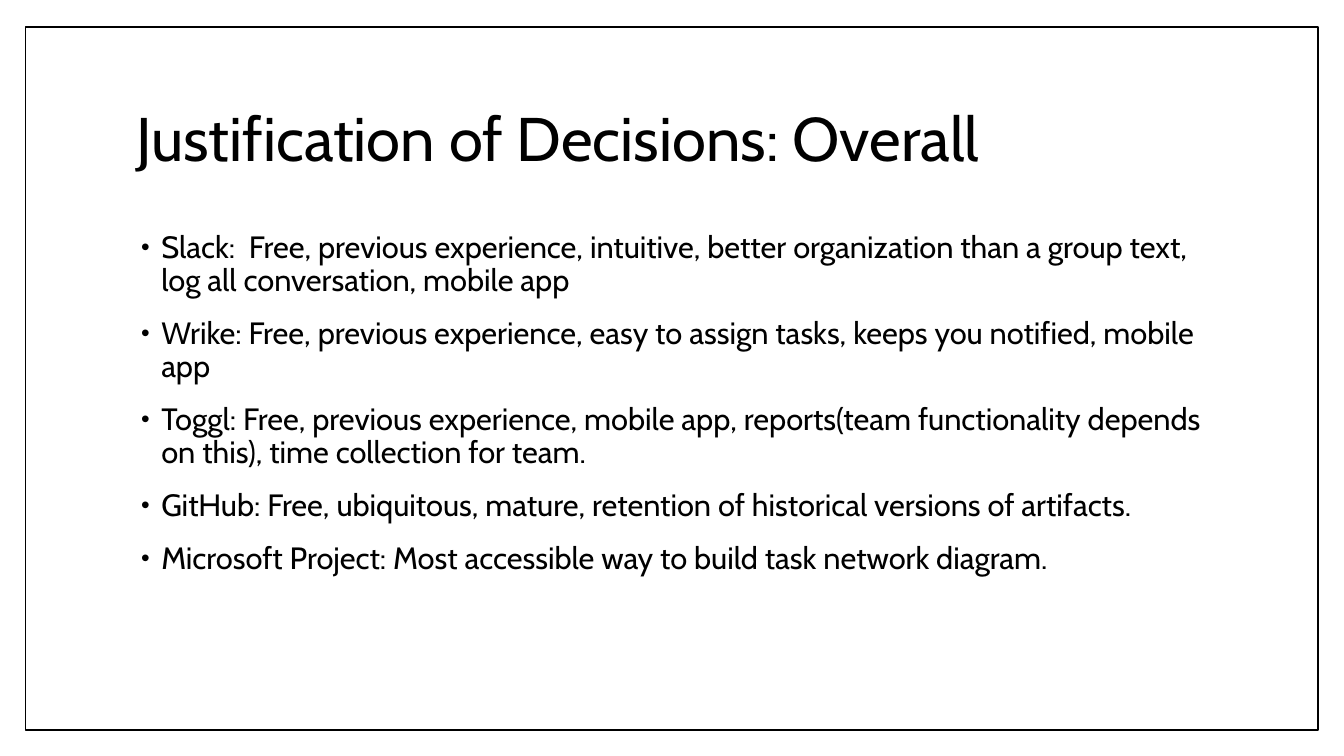
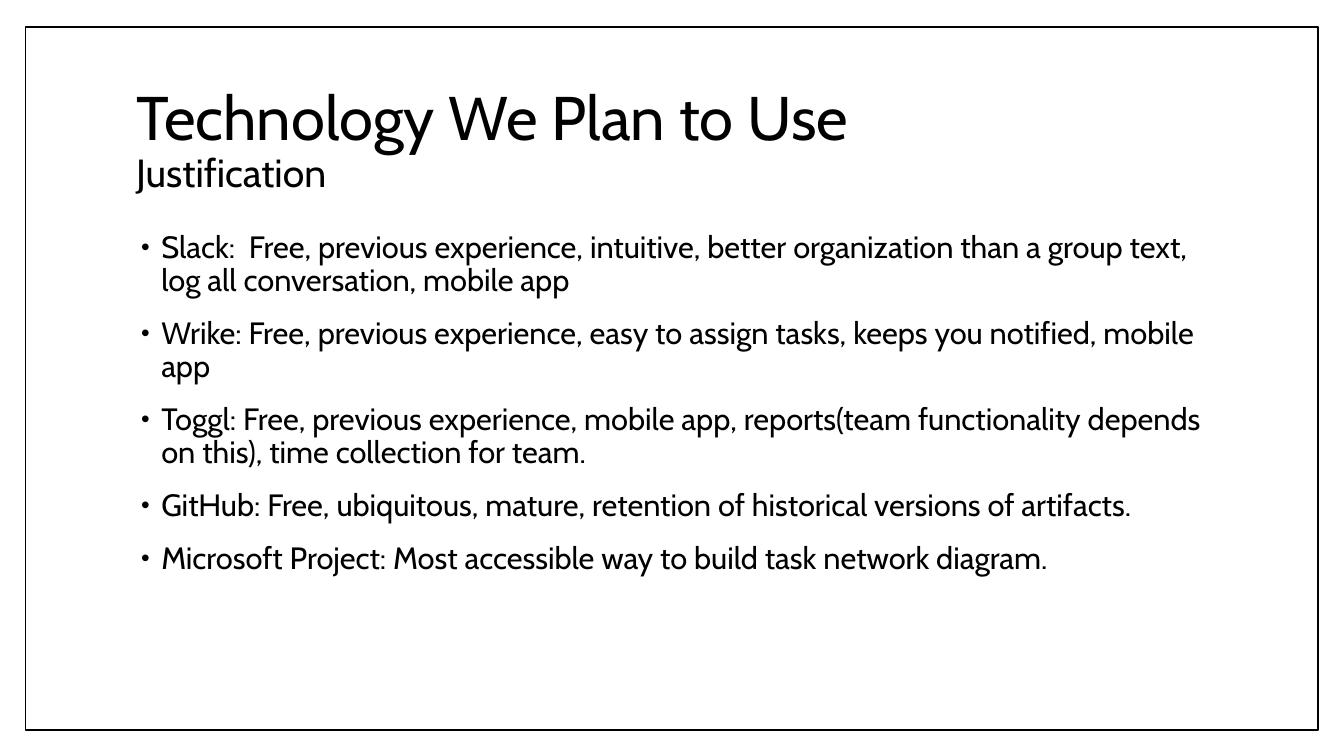
Before and after one commit to umdfeynman/umdfeynman, a slide deck: slide 9 of Work_In_Progress/CS/SPMP_Presentation.pptx (slide 11 before the commit). Drawn at 1344x756 pixels with LibreOffice and Linux fonts; fonts in the diff are those of the drawing. Boxes give left, top, right and bottom in pixels: in the first picture for what was removed or moved away, otherwise in the second. Text is boxed around its words. In the diff, an @@ line names an element or a change of style, - is before the commit and + after.

```diff
--- a/Work_In_Progress/CS/SPMP_Presentation.pptx
+++ b/Work_In_Progress/CS/SPMP_Presentation.pptx
@@ title at [136,93,848,194]: text changed @@
-Justification of Decisions: Overall
+Technology We Plan to Use
+Justification
```
Also in this commit, not shown: 9 other slides changed, 7 slides added, 1 slide removed.
